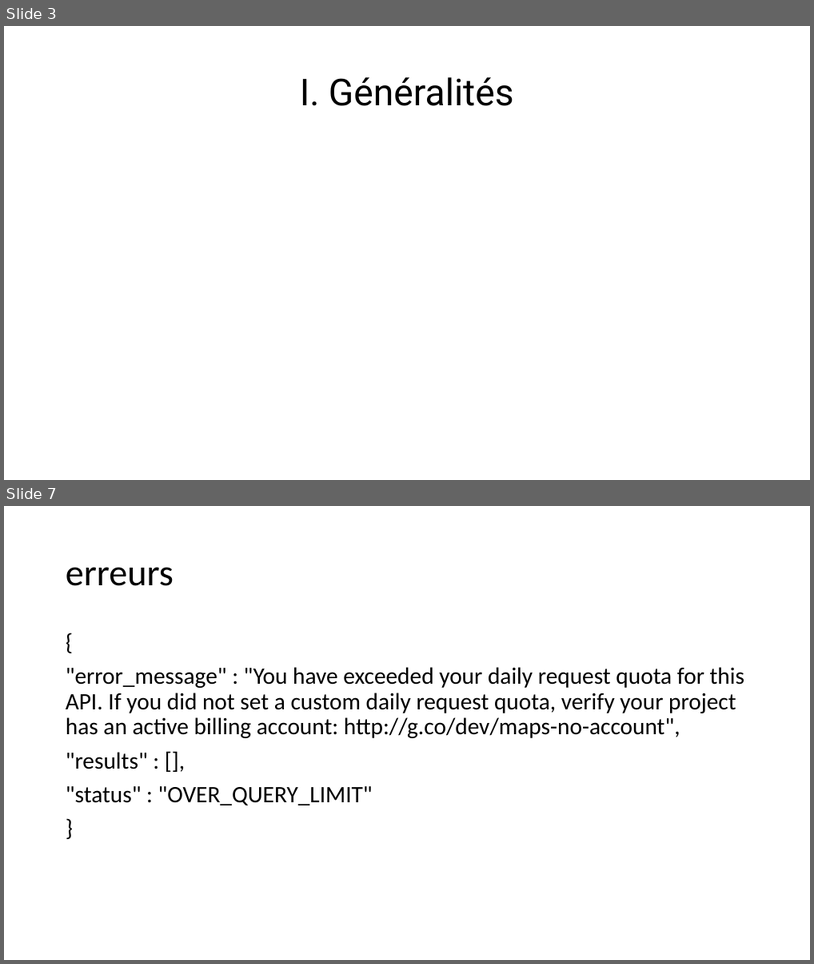
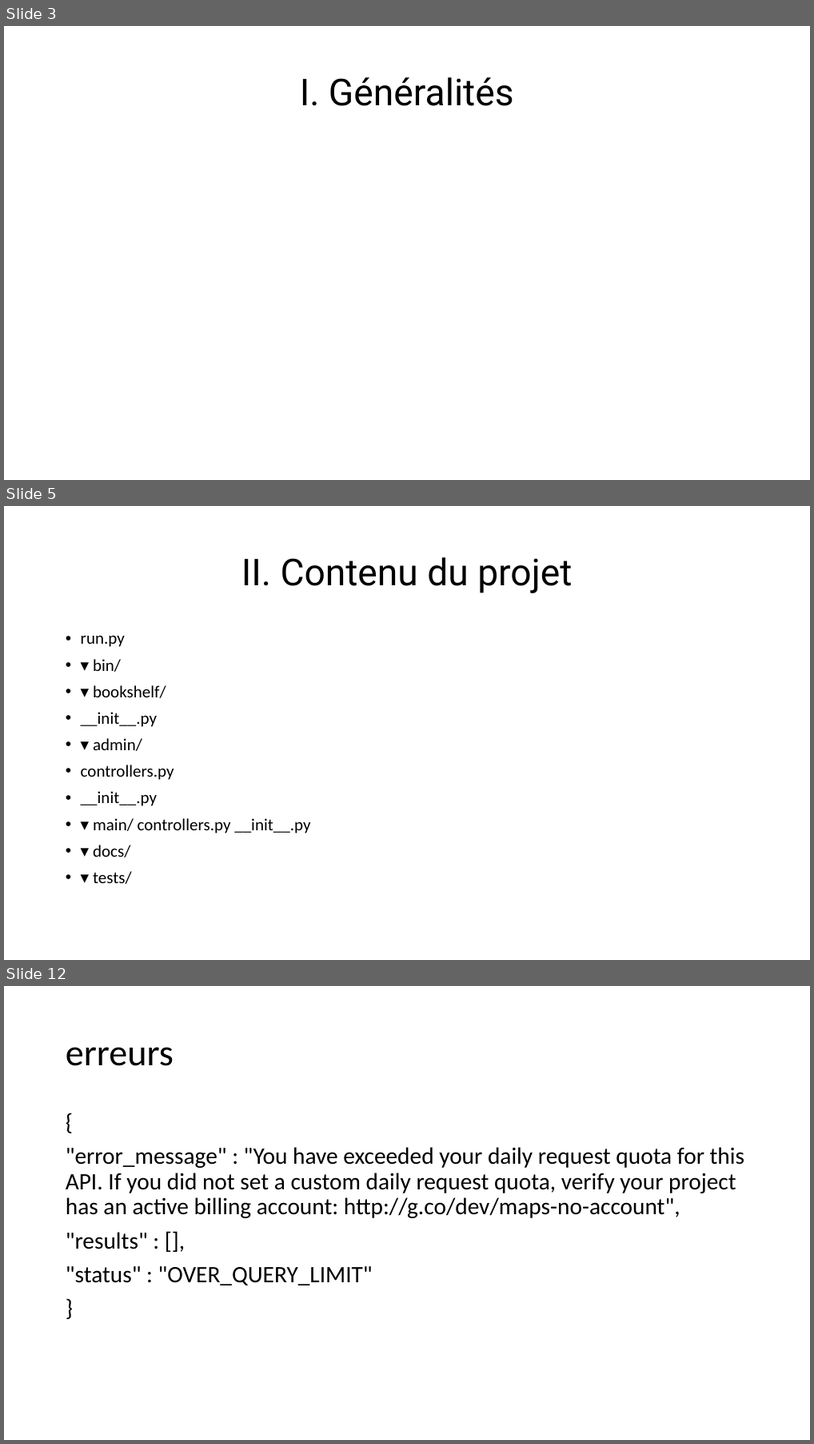
Before and after one commit to Maximedu13/Cr-ez-GrandPy-Bot-le-papy-robot, a slide deck: livrables/presentation_p7.pptx. Shown one above the other, each under a label of ours: slides 3 and 7 before the commit, slides 3, 5 and 12 after it; the slides between them are not shown. The pictures are 814x964 and 814x1444 pixels, drawn with LibreOffice and Linux fonts; fonts in the diff are those of the drawing. Boxes give left, top, right and bottom in pixels: in the first picture for what was removed or moved away, otherwise in the second. Text is boxed around its words. In the diff, an @@ line names an element or a change of style, - is before the commit and + after.

```diff
--- a/livrables/presentation_p7.pptx
+++ b/livrables/presentation_p7.pptx
@@ slide 5 added at (4, 506, 810, 960), background #FFFFFF @@
@@ title added at (242, 557, 572, 593), 44 pt, text #000000 @@
+II. Contenu du projet
@@ text added at (81, 635, 310, 884), 20 pt, text #000000 @@
+• run.py
+• ▾ bin/
+• ▾ bookshelf/
+• __init__.py
+• ▾ admin/
+• controllers.py
+• __init__.py
+• ▾ main/ controllers.py __init__.py
+• ▾ docs/
+• ▾ tests/
@@ what was slide 7 is now slide 12 @@
```
Also in this commit, not shown: 5 other slides added, 8 other files.
